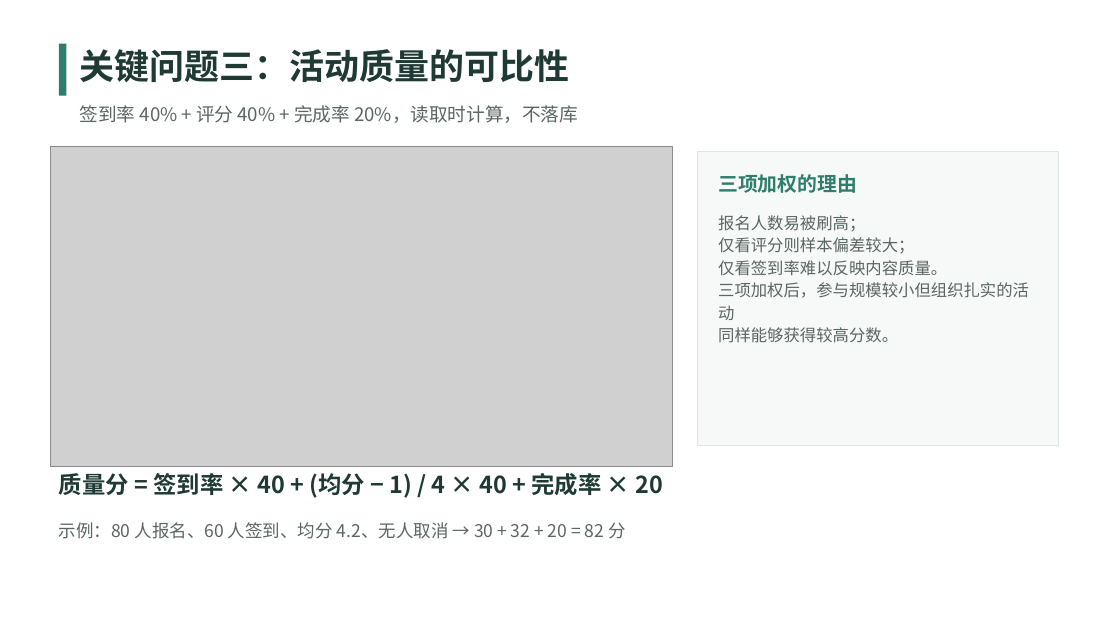
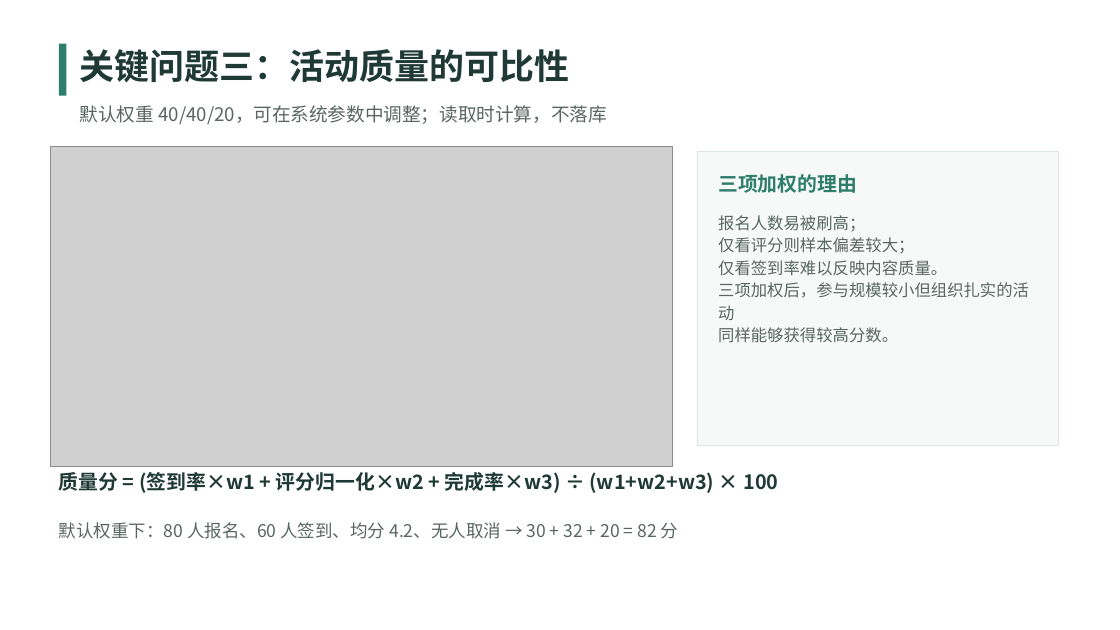
Before and after one commit to tkRRRRRR/Campus-Event-Management-System, a slide deck: slide 9 of doc/答辩PPT.pptx. Drawn at 1120x630 pixels with LibreOffice and Linux fonts; fonts in the diff are those of the drawing; grey boxes stand for pictures. Boxes give left, top, right and bottom in pixels: in the first picture for what was removed or moved away, otherwise in the second. Text is boxed around its words. In the diff, an @@ line names an element or a change of style, - is before the commit and + after.

Commit message:
质量分权重改为系统参数可配：三项权重入库、按和归一、文档与PPT同步

```diff
--- a/doc/答辩PPT.pptx
+++ b/doc/答辩PPT.pptx
@@ text at <box>80,105,607,125</box>: text changed @@
-签到率 40% + 评分 40% + 完成率 20%，读取时计算，不落库
+默认权重 40/40/20，可在系统参数中调整；读取时计算，不落库
@@ text at <box>59,472,778,493</box>: text changed; size 20 to 17 pt @@
-质量分 = 签到率 × 40 + (均分 − 1) / 4 × 40 + 完成率 × 20
+质量分 = (签到率×w1 + 评分归一化×w2 + 完成率×w3) ÷ (w1+w2+w3) × 100
@@ text at <box>59,522,678,539</box>: text changed @@
-示例：80 人报名、60 人签到、均分 4.2、无人取消 → 30 + 32 + 20 = 82 分
+默认权重下：80 人报名、60 人签到、均分 4.2、无人取消 → 30 + 32 + 20 = 82 分
```
Also in this commit, not shown: 28 other files.
